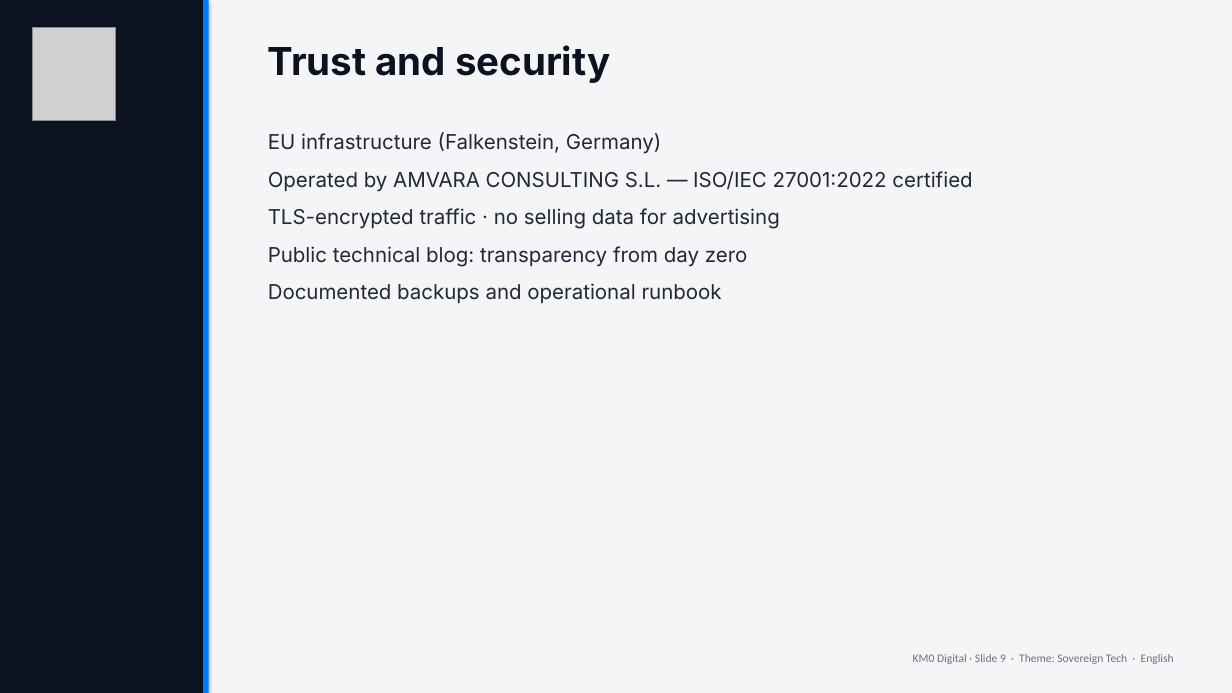
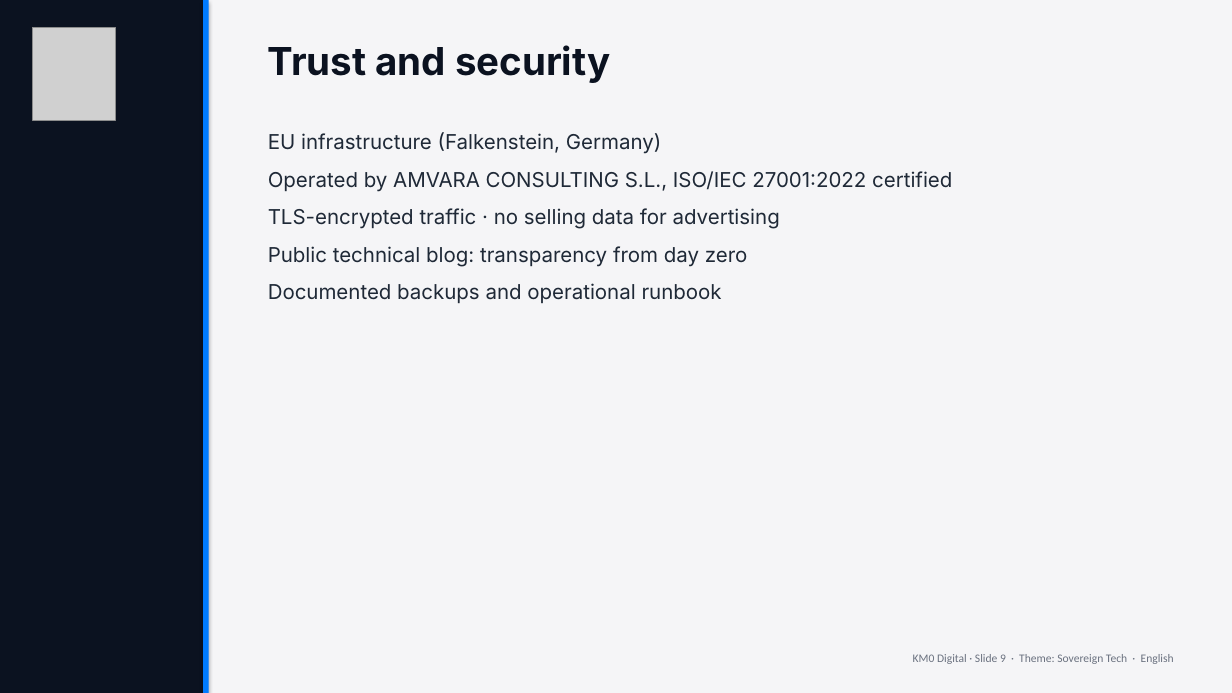
Before and after one commit to AMVARA-CONSULTING/km0-web, a slide deck: slide 9 of presentations/KM0-Sovereign-Tech-EN.pptx. Drawn at 1232x693 pixels with LibreOffice and Linux fonts; fonts in the diff are those of the drawing; grey boxes stand for pictures. Boxes give left, top, right and bottom in pixels: in the first picture for what was removed or moved away, otherwise in the second. Text is boxed around its words. In the diff, an @@ line names an element or a change of style, - is before the commit and + after.

```diff
--- a/presentations/KM0-Sovereign-Tech-EN.pptx
+++ b/presentations/KM0-Sovereign-Tech-EN.pptx
@@ text at [268, 171, 952, 192]: text changed @@
-Operated by AMVARA CONSULTING S.L. — ISO/IEC 27001:2022 certified
+Operated by AMVARA CONSULTING S.L., ISO/IEC 27001:2022 certified
```
Also in this commit, not shown: 5 other slides changed, 41 other files.
